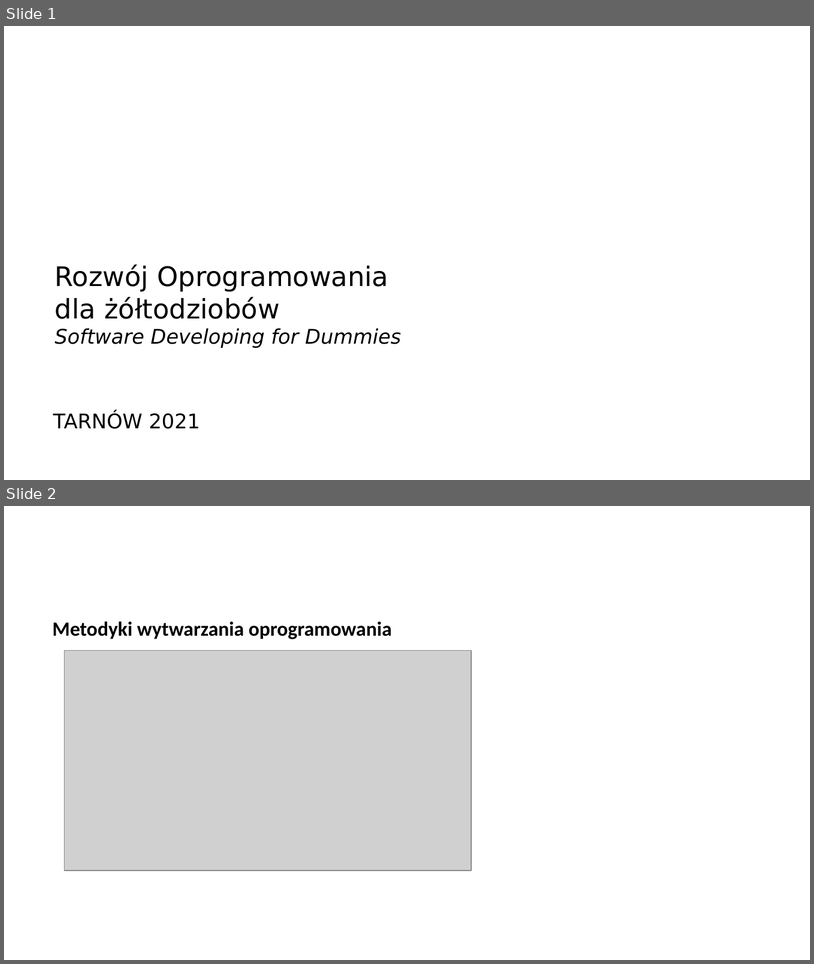
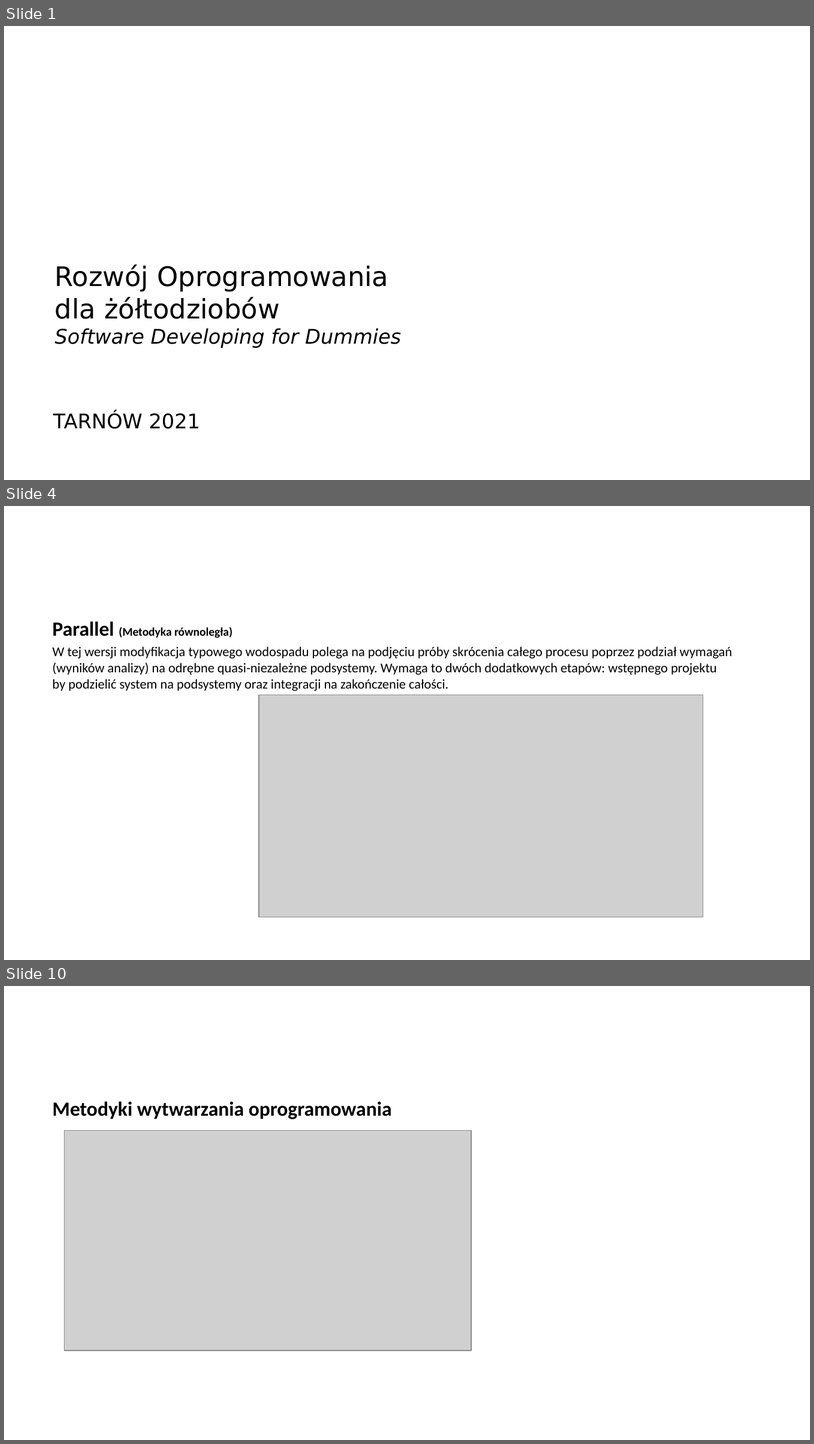
Before and after one commit to arturkwiek/gitlab-tutorial, a slide deck: gitLab - tutorial.pptx. Shown one above the other, each under a label of ours: slides 1 and 2 before the commit, slides 1, 4 and 10 after it; the slides between them are not shown. The pictures are 814x964 and 814x1444 pixels, drawn with LibreOffice and Linux fonts; fonts in the diff are those of the drawing; grey boxes stand for pictures; background and template pictures are left out. Boxes give left, top, right and bottom in pixels: in the first picture for what was removed or moved away, otherwise in the second. Text is boxed around its words. In the diff, an @@ line names an element or a change of style, - is before the commit and + after.

```diff
--- a/gitLab - tutorial.pptx
+++ b/gitLab - tutorial.pptx
@@ slide 4 added at (x1=4, y1=506, x2=810, y2=960), background picture (left out) @@
@@ text added at (x1=53, y1=621, x2=732, y2=691), 12 pt, text #000000 @@
+Parallel (Metodyka równoległa)
+W tej wersji modyfikacja typowego wodospadu polega na podjęciu próby skrócenia całego procesu poprzez podział wymagań (wyników analizy) na odrębne quasi-niezależne podsystemy. Wymaga to dwóch dodatkowych etapów: wstępnego projektu by podzielić system na podsystemy oraz integracji na zakończenie całości.
@@ picture added at (x1=259, y1=694, x2=703, y2=917) @@
@@ what was slide 2 is now slide 10 @@
```
Also in this commit, not shown: 1 slide changed, 10 other slides added.
